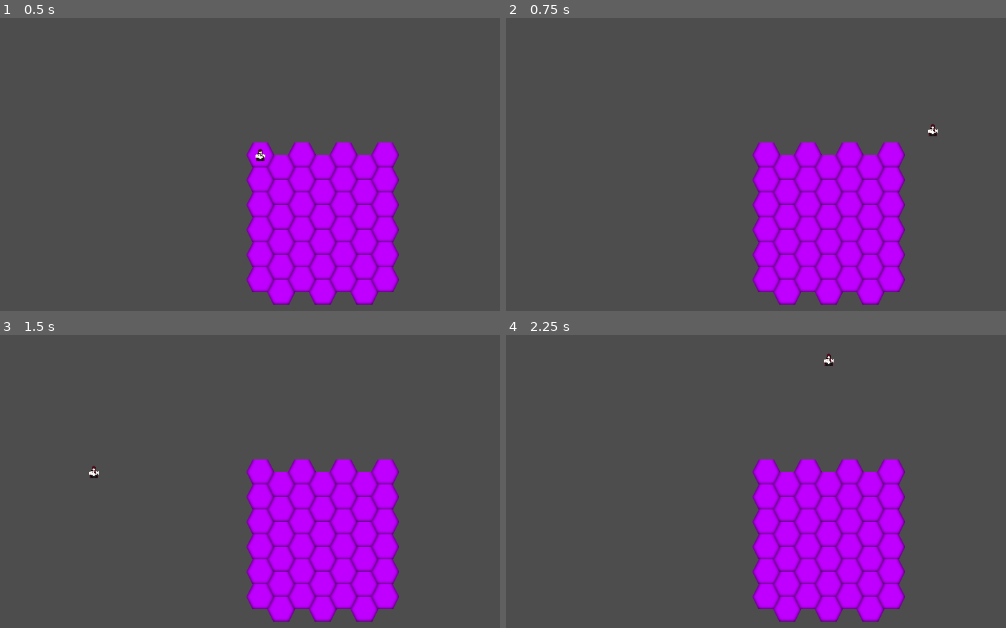
Above: before the commit, frames 1-4 (two rows, left to right).
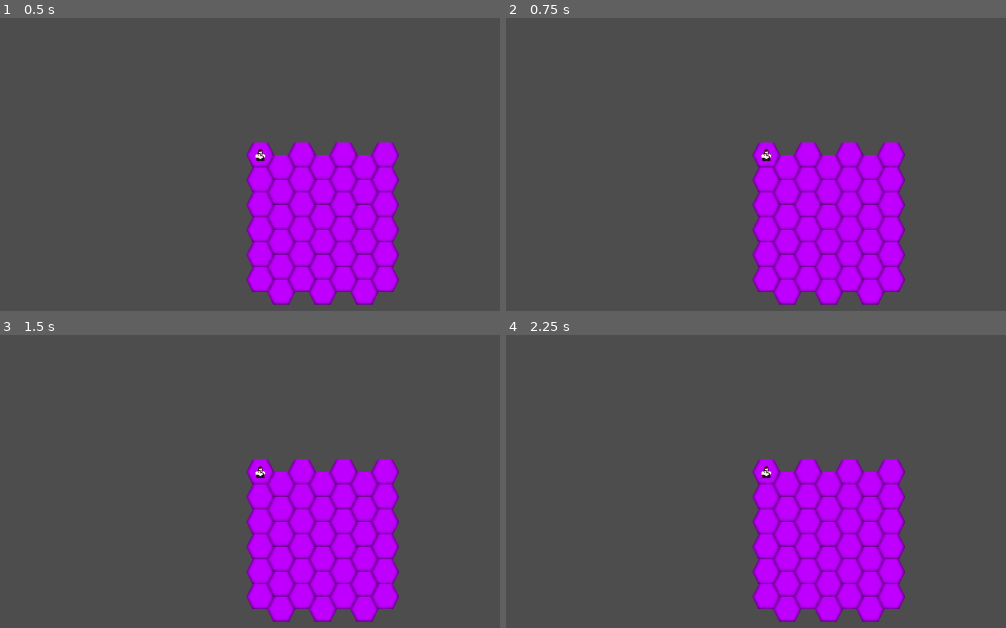
Above: after the commit, the same moments.

Repository: TheJohnDarksoul/MasqueradeStrategy
Game: Godot game, scene res://Scenes/Main.tscn
Same seed, same stepped clock (60 frames per second), same inputs: the game is played once before the commit and once after it.
Inputs (mouse positions are in pixels of both pictures, inside the frame that each line leads up to):
- Up to frame 1 (0.5 s): no input
- Up to frame 2 (0.75 s): tap Enter at 0.5 s; move the mouse to (926, 120) at 0.52 s; click (926, 120) at 0.67 s
- Up to frame 3 (1.5 s): tap Space at 1.25 s; move the mouse to (85, 481) at 1.27 s; click (85, 481) at 1.42 s
- Up to frame 4 (2.25 s): tap Enter at 2 s; move the mouse to (831, 361) at 2.02 s; click (831, 361) at 2.17 s

Frame 1 is identical in both runs. In frame 2, 0.1% of the frame differs, in the area x 51-87%, y 36-49%; in frame 3, 0.1%; in frame 4, 0.1%.

Commit message:
Updated main.gd

Diff:
--- a/Scripts/main.gd
+++ b/Scripts/main.gd
@@ -8,19 +8,7 @@
 	if event is InputEventMouseButton:
 		if event.button_index == MOUSE_BUTTON_LEFT and event.pressed:
 			var click_position: Vector2 = get_global_mouse_position()
-			print("Mouse clicked at: ", click_position)
-
-			# You can then use this position to move an object or perform actions
-			# For example:
-			# position = click_position
-
-
-
 			var map_pos = Tilemap.local_to_map(to_local(click_position))
 
-			# 3. Get cell data (e.g., Source ID, Atlas Coords)
-			#var source_id = Tilemap.get_cell_source_id(0, map_pos)
-			#var atlas_coords = Tilemap.get_cell_atlas_coords(0, map_pos)
-
-
-			Char.position = Tilemap.map_to_local(map_pos)
+			if map_pos in Tilemap.get_used_cells():
+				Char.position = Tilemap.map_to_local(map_pos)
